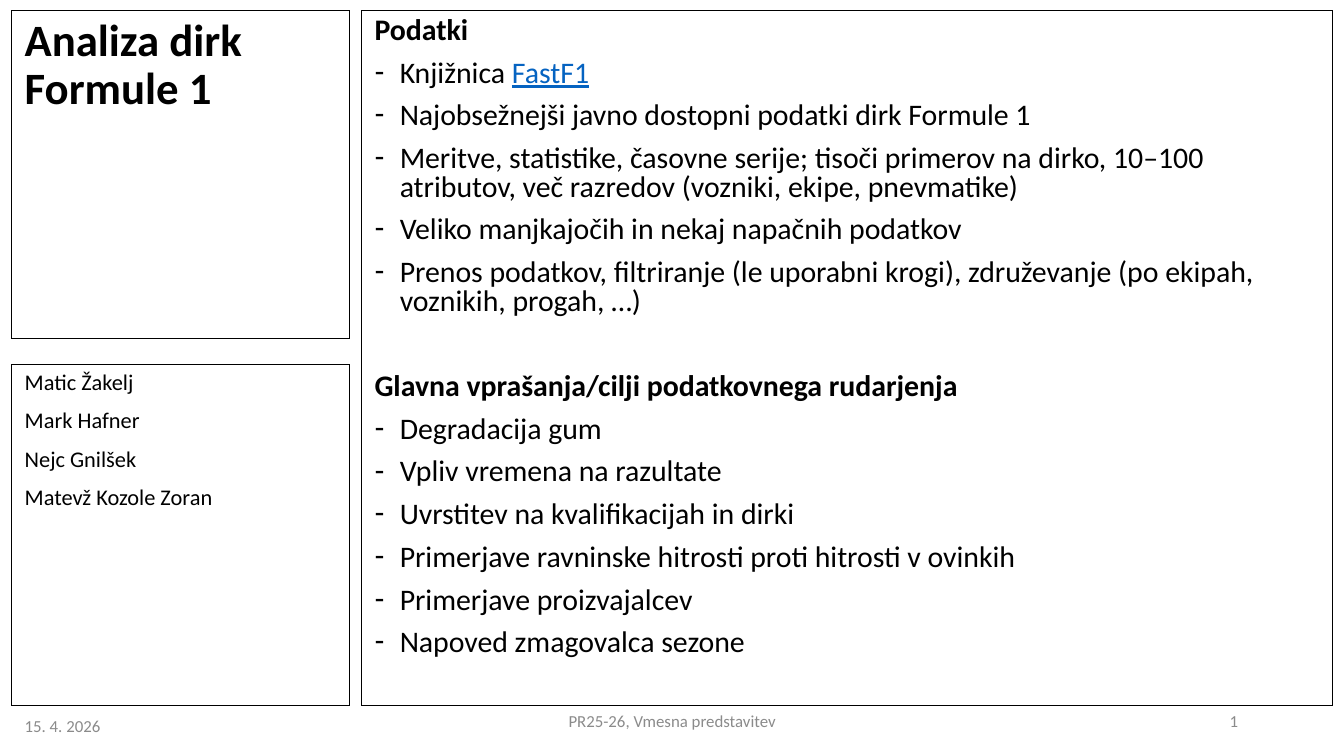
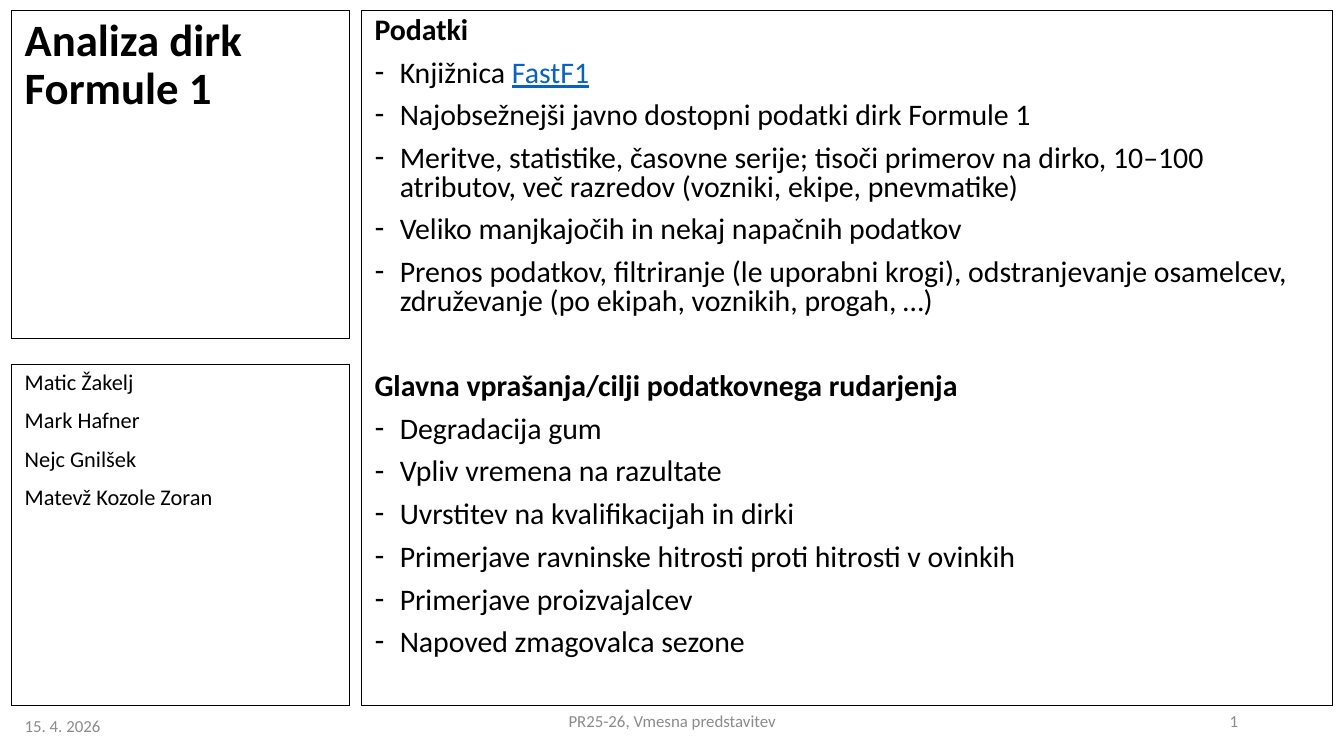
Before and after one commit to matic-zakelj/PR2610, a slide deck: slide 1 of PR2025-26_VMESNA_10.pptx. Drawn at 1344x756 pixels with LibreOffice and Linux fonts; fonts in the diff are those of the drawing. Boxes give left, top, right and bottom in pixels: in the first picture for what was removed or moved away, otherwise in the second. Text is boxed around its words. In the diff, an @@ line names an element or a change of style, - is before the commit and + after.

```diff
--- a/PR2025-26_VMESNA_10.pptx
+++ b/PR2025-26_VMESNA_10.pptx
@@ text at bbox=[400, 260, 1287, 316]: text changed @@
-– Prenos podatkov, filtriranje (le uporabni krogi), združevanje (po ekipah, voznikih, progah, …)
+– Prenos podatkov, filtriranje (le uporabni krogi), odstranjevanje osamelcev, združevanje (po ekipah, voznikih, progah, …)
```
Also in this commit, not shown: 1 other slide changed, 1 slide added, 3 other files.
